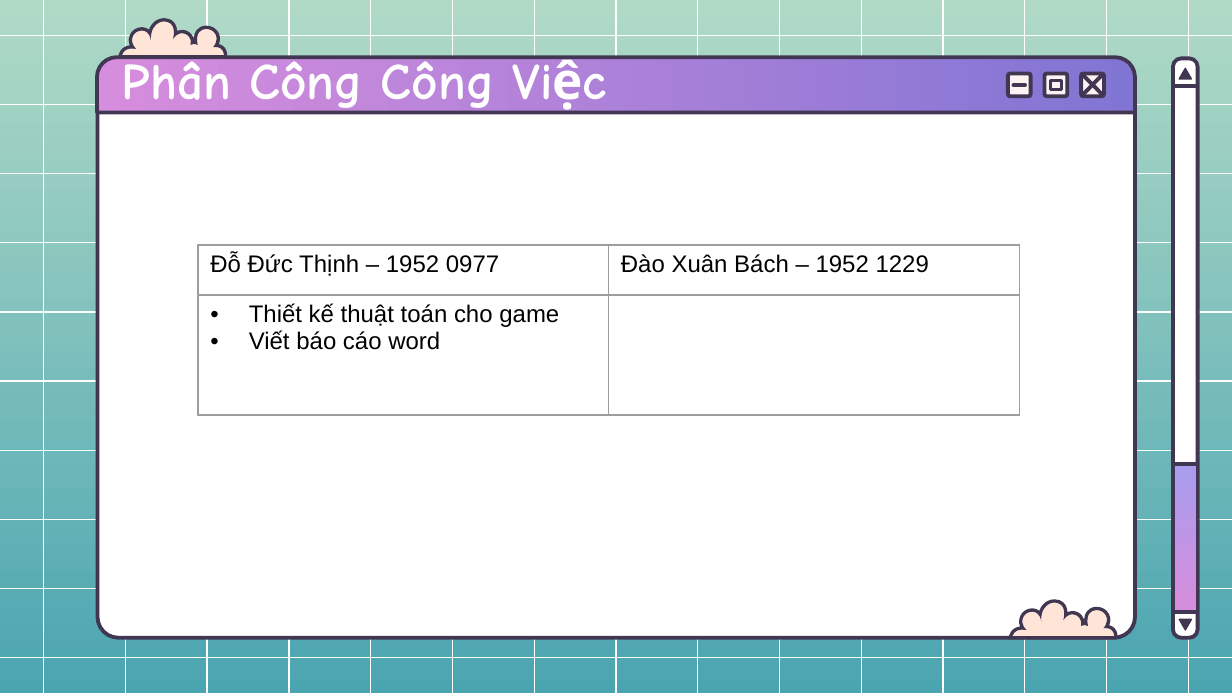
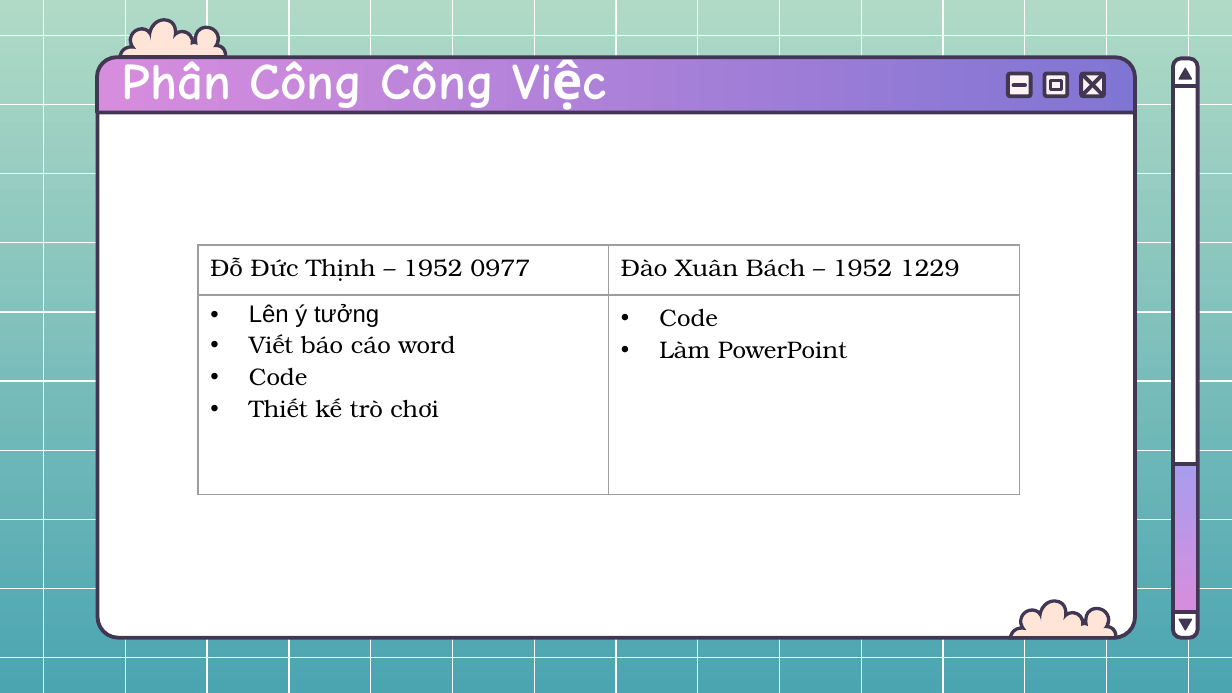
Before and after one commit to thin9/IE221.M21, a slide deck: slide 17 of Đồ án kỹ thuật lập trình python.pptx. Drawn at 1232x693 pixels with LibreOffice and Linux fonts; fonts in the diff are those of the drawing. Boxes give left, top, right and bottom in pixels: in the first picture for what was removed or moved away, otherwise in the second. Text is boxed around its words. In the diff, an @@ line names an element or a change of style, - is before the commit and + after.

```diff
--- a/Đồ án kỹ thuật lập trình python.pptx
+++ b/Đồ án kỹ thuật lập trình python.pptx
@@ table at box(198, 245, 1019, 480) @@
-row 2, column 1: Thiết kế thuật toán cho game / Viết báo cáo word
+row 2, column 1: Lên ý tưởng / Viết báo cáo word / Code / Thiết kế trò chơi
-row 2, column 2: 
+row 2, column 2: Code / Làm PowerPoint
@@ font Arial to TeX Gyre Bonum in "Đỗ Đức Thịnh – 1952 0977", "Đào Xuân Bách – 1952 1229" @@
```
Also in this commit, not shown: 2 other files.
